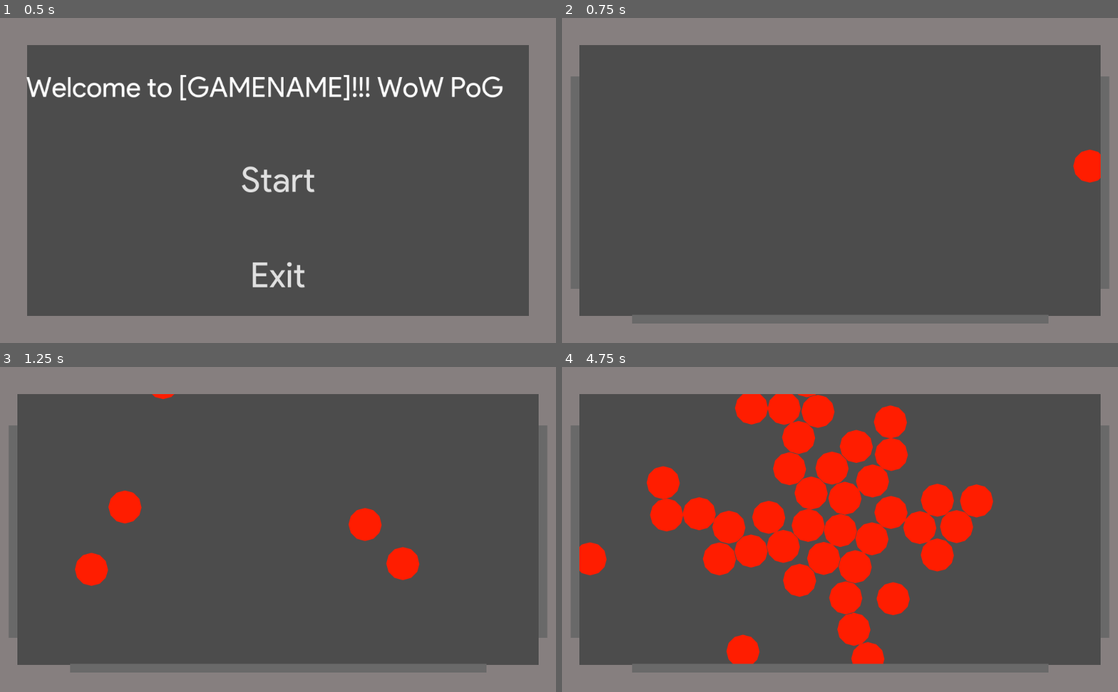
Above: before the commit, frames 1-4 (two rows, left to right).
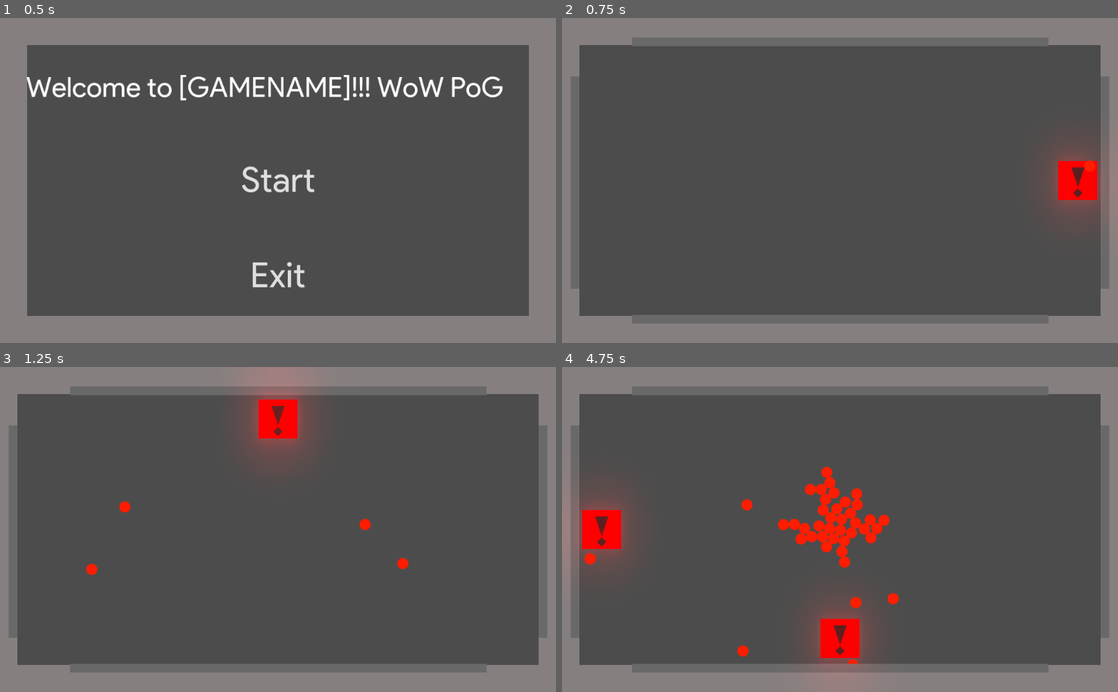
Above: after the commit, the same moments.

Repository: gfifgfifofich/test1
Game: Godot game, scene res://Main/main.tscn
The game is run twice, just before and just after one commit, with the same random seed, the same clock (stepped at 60 frames per second) and the same inputs.
Inputs:
- Up to frame 1 (0.5 s): no input
- Up to frame 2 (0.75 s): click "Start" at 0.5 s
- Up to frame 3 (1.25 s): no input
- Up to frame 4 (4.75 s): no input

Frame 1 is identical in both runs. In frame 2, 3.6% of the frame differs, in the area x 12-98%, y 5-61%; in frame 3, 5.7%; in frame 4, 21%, in the area x 2-88%, y 5-95%.

Commit message:
arena pollish

Diff:
--- a/project/arena/arena.tscn
+++ b/project/arena/arena.tscn
@@ -1,12 +1,21 @@
-[gd_scene load_steps=4 format=2]
+[gd_scene load_steps=7 format=2]
 
 [ext_resource path="res://arena/arena.gd" type="Script" id=1]
+[ext_resource path="res://arena/enwarning.gd" type="Script" id=2]
 
 [sub_resource type="RectangleShape2D" id=1]
 extents = Vector2( 252, 16 )
 
 [sub_resource type="RectangleShape2D" id=2]
 extents = Vector2( 488, 19 )
+
+[sub_resource type="Environment" id=4]
+background_mode = 4
+glow_enabled = true
+glow_blend_mode = 0
+
+[sub_resource type="RectangleShape2D" id=3]
+extents = Vector2( 384, 32.5 )
 
 [node name="arena" type="Node2D"]
 script = ExtResource( 1 )
@@ -64,3 +73,128 @@
 z_index = 101
 color = Color( 0.415686, 0.415686, 0.415686, 1 )
 polygon = PoolVector2Array( -480, -192, -480, 200, -496, 200, -496, -192 )
+
+[node name="Polygon2D4" type="Polygon2D" parent="walls"]
+position = Vector2( 8, 232 )
+rotation = 1.5708
+scale = Vector2( 1, 1.95619 )
+z_index = 101
+color = Color( 0.415686, 0.415686, 0.415686, 1 )
+polygon = PoolVector2Array( -480, -192, -480, 200, -496, 200, -496, -192 )
+
+[node name="WorldEnvironment" type="WorldEnvironment" parent="."]
+environment = SubResource( 4 )
+
+[node name="enwarnings" type="Node2D" parent="."]
+
+[node name="enwarning" type="Area2D" parent="enwarnings"]
+position = Vector2( -516.149, 0 )
+rotation = 1.5708
+script = ExtResource( 2 )
+
+[node name="CollisionShape2D" type="CollisionShape2D" parent="enwarnings/enwarning"]
+shape = SubResource( 3 )
+
+[node name="Polygon2D" type="Polygon2D" parent="enwarnings/enwarning"]
+position = Vector2( 3.70895e-06, 84.851 )
+scale = Vector2( 1.5, 1.5 )
+color = Color( 0.8, 0, 0, 1 )
+polygon = PoolVector2Array( 24, -84.149, -24, -84.149, -24, -132.149, 24, -132.149 )
+
+[node name="Polygon2D" type="Polygon2D" parent="enwarnings/enwarning/Polygon2D"]
+color = Color( 0.129412, 0.129412, 0.129412, 1 )
+polygon = PoolVector2Array( -16, -100.149, -16, -116.149, 8, -108.149 )
+
+[node name="Polygon2D2" type="Polygon2D" parent="enwarnings/enwarning/Polygon2D"]
+position = Vector2( -18.563, -68.431 )
+rotation = 0.785398
+scale = Vector2( 1, 0.5 )
+color = Color( 0.129412, 0.129412, 0.129412, 1 )
+polygon = PoolVector2Array( -8, -96, -8.00001, -112, -5.72205e-06, -112, -3.8147e-06, -96 )
+
+[node name="enwarning2" type="Area2D" parent="enwarnings"]
+position = Vector2( 512.431, 0 )
+rotation = -1.5708
+script = ExtResource( 2 )
+
+[node name="CollisionShape2D" type="CollisionShape2D" parent="enwarnings/enwarning2"]
+shape = SubResource( 3 )
+
+[node name="Polygon2D" type="Polygon2D" parent="enwarnings/enwarning2"]
+position = Vector2( 1.52588e-05, -236.431 )
+rotation = 3.14159
+scale = Vector2( 1.5, 1.5 )
+color = Color( 0.8, 0, 0, 1 )
+polygon = PoolVector2Array( 24, -84.149, -24, -84.149, -24, -132.149, 24, -132.149 )
+
+[node name="Polygon2D" type="Polygon2D" parent="enwarnings/enwarning2/Polygon2D"]
+color = Color( 0.129412, 0.129412, 0.129412, 1 )
+polygon = PoolVector2Array( -16, -100.149, -16, -116.149, 8, -108.149 )
+
+[node name="Polygon2D2" type="Polygon2D" parent="enwarnings/enwarning2/Polygon2D"]
+position = Vector2( -18.563, -68.431 )
+rotation = 0.785398
+scale = Vector2( 1, 0.5 )
+color = Color( 0.129412, 0.129412, 0.129412, 1 )
+polygon = PoolVector2Array( -8, -96, -8.00001, -112, -5.72205e-06, -112, -3.8147e-06, -96 )
+
+[node name="enwarning3" type="Area2D" parent="enwarnings"]
+position = Vector2( 0, 282 )
+script = ExtResource( 2 )
+
+[node name="CollisionShape2D" type="CollisionShape2D" parent="enwarnings/enwarning3"]
+shape = SubResource( 3 )
+
+[node name="Polygon2D" type="Polygon2D" parent="enwarnings/enwarning3"]
+position = Vector2( -162, -81 )
+rotation = 1.5708
+scale = Vector2( 1.5, 1.5 )
+color = Color( 0.8, 0, 0, 1 )
+polygon = PoolVector2Array( 24, -84.149, -24, -84.149, -24, -132.149, 24, -132.149 )
+
+[node name="Polygon2D" type="Polygon2D" parent="enwarnings/enwarning3/Polygon2D"]
+color = Color( 0.129412, 0.129412, 0.129412, 1 )
+polygon = PoolVector2Array( -16, -100.149, -16, -116.149, 8, -108.149 )
+
+[node name="Polygon2D2" type="Polygon2D" parent="enwarnings/enwarning3/Polygon2D"]
+position = Vector2( -18.563, -68.431 )
+rotation = 0.785398
+scale = Vector2( 1, 0.5 )
+color = Color( 0.129412, 0.129412, 0.129412, 1 )
+polygon = PoolVector2Array( -8, -96, -8.00001, -112, -5.72205e-06, -112, -3.8147e-06, -96 )
+
+[node name="enwarning4" type="Area2D" parent="enwarnings"]
+position = Vector2( -2, -283 )
+rotation = 3.14159
+script = ExtResource( 2 )
+
+[node name="CollisionShape2D" type="CollisionShape2D" parent="enwarnings/enwarning4"]
+visible = false
+shape = SubResource( 3 )
+
+[node name="Polygon2D" type="Polygon2D" parent="enwarnings/enwarning4"]
+position = Vector2( 160, -79 )
+rotation = -1.5708
+scale = Vector2( 1.5, 1.5 )
+color = Color( 0.8, 0, 0, 1 )
+polygon = PoolVector2Array( 24, -84.149, -24, -84.149, -24, -132.149, 24, -132.149 )
+
+[node name="Polygon2D" type="Polygon2D" parent="enwarnings/enwarning4/Polygon2D"]
+color = Color( 0.129412, 0.129412, 0.129412, 1 )
+polygon = PoolVector2Array( -16, -100.149, -16, -116.149, 8, -108.149 )
+
+[node name="Polygon2D2" type="Polygon2D" parent="enwarnings/enwarning4/Polygon2D"]
+position = Vector2( -18.563, -68.431 )
+rotation = 0.785398
+scale = Vector2( 1, 0.5 )
+color = Color( 0.129412, 0.129412, 0.129412, 1 )
+polygon = PoolVector2Array( -8, -96, -8.00001, -112, -5.72205e-06, -112, -3.8147e-06, -96 )
+
+[connection signal="body_entered" from="enwarnings/enwarning" to="enwarnings/enwarning" method="_on_enwarning_body_entered"]
+[connection signal="body_exited" from="enwarnings/enwarning" to="enwarnings/enwarning" method="_on_enwarning_body_exited"]
+[connection signal="body_entered" from="enwarnings/enwarning2" to="enwarnings/enwarning2" method="_on_enwarning_body_entered"]
+[connection signal="body_exited" from="enwarnings/enwarning2" to="enwarnings/enwarning2" method="_on_enwarning_body_exited"]
+[connection signal="body_entered" from="enwarnings/enwarning3" to="enwarnings/enwarning3" method="_on_enwarning_body_entered"]
+[connection signal="body_exited" from="enwarnings/enwarning3" to="enwarnings/enwarning3" method="_on_enwarning_body_exited"]
+[connection signal="body_entered" from="enwarnings/enwarning4" to="enwarnings/enwarning4" method="_on_enwarning_body_entered"]
+[connection signal="body_exited" from="enwarnings/enwarning4" to="enwarnings/enwarning4" method="_on_enwarning_body_exited"]
--- /dev/null
+++ b/project/arena/enwarning.gd
@@ -0,0 +1,23 @@
+extends Area2D
+
+
+var count = 0
+var t = 0;
+func _physics_process(delta):
+	if count <0:
+		count = 0
+	if count == 0:
+		$Polygon2D.visible = false
+		t=0
+	else:
+		t+=delta*10
+		$Polygon2D.visible = true
+		$Polygon2D.color.r  = 1.0 + abs(sin(t)*0.2)
+
+func _on_enwarning_body_entered(body):
+	if body.is_in_group("enemies"):
+		count+=1
+
+func _on_enwarning_body_exited(body):
+	if body.is_in_group("enemies"):
+		count-=1
--- a/project/enemies/en1/en1.tscn
+++ b/project/enemies/en1/en1.tscn
@@ -3,12 +3,12 @@
 [ext_resource path="res://enemies/en1/en1.gd" type="Script" id=1]
 
 [sub_resource type="CircleShape2D" id=1]
-radius = 30.0
 
 [node name="en1" type="KinematicBody2D" groups=["enemies"]]
 script = ExtResource( 1 )
 
 [node name="Polygon2D" type="Polygon2D" parent="."]
+scale = Vector2( 0.333, 0.333 )
 color = Color( 1, 0.117647, 0, 1 )
 antialiased = true
 polygon = PoolVector2Array( 0, 30, 15, 26, 26, 15, 30, 1, 26, -15, 15, -26, 0, -30, -15, -26, -26, -15, -30, 0, -26, 15, -15, 26 )
